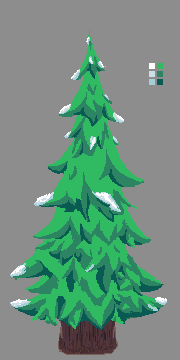
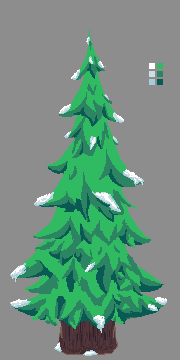
Layers edited between the first and the second 180 × 360 image:
painted on "01" over left=12, top=73, right=157, bottom=356
